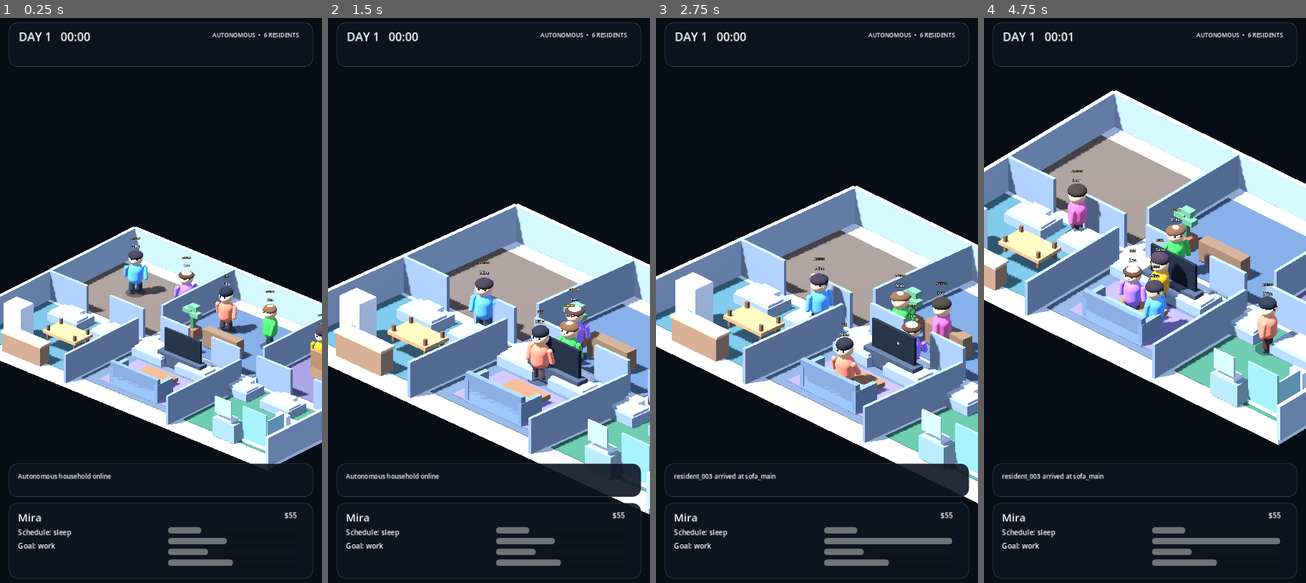
Above: before the commit, frames 1-4 (left to right).
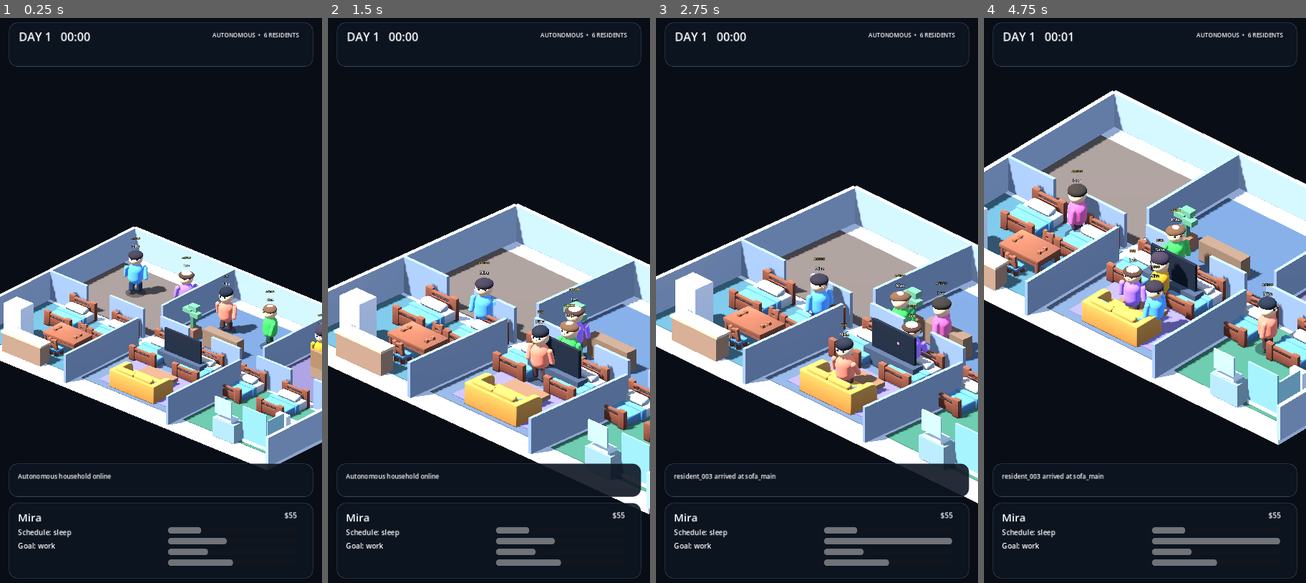
Above: after the commit, the same moments.

Repository: motomotoo2001-maker/lifebox-live
Game: Godot game, scene res://scenes/debug/visual_showcase.tscn
Two runs of this game, one before a commit and one after it. Both use one fixed random seed, a clock stepped at 60 frames per second and the inputs below. The project has no main scene, so this scene is started directly.
Inputs:
- Up to frame 1 (0.25 s): no input
- Up to frame 2 (1.5 s): no input
- Up to frame 3 (2.75 s): no input
- Up to frame 4 (4.75 s): no input

The runs differ from the first frame. In frame 1, 4.6% of the frame differs, in the area x 13-98%, y 48-71%; in frame 2, 5.7%; in frame 3, 5.4%; in frame 4, 6.9%, in the area x 4-100%, y 29-63%.

Commit message:
feat: replace blockout furniture with KayKit assets

Diff:
--- a/scripts/presentation/world/household_blockout.gd
+++ b/scripts/presentation/world/household_blockout.gd
@@ -1,5 +1,9 @@
 class_name HouseholdBlockout
 extends Node3D
+
+const VENDOR_FURNITURE_ROOT := "res://assets/vendor/kaykit_furniture_bits/obj"
+
+@export var use_vendor_furniture: bool = true
 
 @onready var floor_mesh: MeshInstance3D = $Floor
 @onready var room_pads: Node3D = $Visuals/RoomPads
@@ -136,7 +140,15 @@
 
 	var sofa := get_destination(&"Sofa")
 	if sofa != null:
-		_build_sofa(sofa.position)
+		var has_vendor_sofa := _add_vendor_mesh(
+			"couch_pillows",
+			&"KayKitCouch",
+			sofa.position,
+			PI,
+			Vector3(0.78, 0.78, 0.78)
+		)
+		if not has_vendor_sofa:
+			_build_sofa(sofa.position)
 
 	var shower := get_destination(&"Shower")
 	if shower != null:
@@ -145,7 +157,15 @@
 	for index in range(1, 7):
 		var bed := get_destination(StringName("Bed%02d" % index))
 		if bed != null:
-			_build_bed(index, bed.position)
+			var has_vendor_bed := _add_vendor_mesh(
+				"bed_single_B",
+				StringName("KayKitBed%02d" % index),
+				bed.position,
+				0.0,
+				Vector3(0.90, 0.80, 0.55)
+			)
+			if not has_vendor_bed:
+				_build_bed(index, bed.position)
 
 	_build_kitchen_details()
 	_build_living_details()
@@ -181,25 +201,37 @@
 			Color("6f5547")
 		)
 
-	_make_box(
-		furniture,
-		&"KitchenTableTop",
-		Vector3(-4.6, 0.66, 2.72),
-		Vector3(1.7, 0.12, 1.05),
-		Color("b98a62")
-	)
-	for offset in [
-		Vector3(-0.7, 0.32, -0.38),
-		Vector3(0.7, 0.32, -0.38),
-		Vector3(-0.7, 0.32, 0.38),
-		Vector3(0.7, 0.32, 0.38),
-	]:
-		_make_box(
-			furniture,
-			StringName("KitchenTableLeg_%s" % str(offset)),
-			Vector3(-4.6, 0.32, 2.72) + offset,
-			Vector3(0.1, 0.58, 0.1),
-			Color("76533d")
+	var table_position := Vector3(-4.6, 0.0, 2.72)
+	var has_vendor_table := _add_vendor_mesh(
+		"table_medium_long",
+		&"KayKitKitchenTable",
+		table_position,
+		0.0,
+		Vector3(0.55, 0.68, 0.55)
+	)
+	if not has_vendor_table:
+		_make_box(
+			furniture,
+			&"KitchenTableTop",
+			Vector3(-4.6, 0.66, 2.72),
+			Vector3(1.7, 0.12, 1.05),
+			Color("b98a62")
+		)
+
+	var chair_specs := [
+		[Vector3(-5.35, 0.0, 2.72), -PI * 0.5],
+		[Vector3(-3.85, 0.0, 2.72), PI * 0.5],
+		[Vector3(-4.6, 0.0, 2.05), 0.0],
+		[Vector3(-4.6, 0.0, 3.39), PI],
+	]
+	for chair_index in range(chair_specs.size()):
+		var spec: Array = chair_specs[chair_index]
+		_add_vendor_mesh(
+			"chair_A",
+			StringName("KayKitKitchenChair%02d" % (chair_index + 1)),
+			spec[0],
+			float(spec[1]),
+			Vector3(0.62, 0.62, 0.62)
 		)
 
 func _build_living_details() -> void:
@@ -233,13 +265,21 @@
 	)
 
 func _build_bedroom_details() -> void:
-	_make_box(
-		furniture,
-		&"BedroomWardrobe",
-		Vector3(5.85, 0.92, -4.2),
-		Vector3(1.6, 1.84, 0.58),
-		Color("77635a")
-	)
+	var has_vendor_wardrobe := _add_vendor_mesh(
+		"cabinet_medium_decorated",
+		&"KayKitBedroomWardrobe",
+		Vector3(5.85, 0.0, -4.2),
+		PI,
+		Vector3(0.78, 0.95, 0.72)
+	)
+	if not has_vendor_wardrobe:
+		_make_box(
+			furniture,
+			&"BedroomWardrobe",
+			Vector3(5.85, 0.92, -4.2),
+			Vector3(1.6, 1.84, 0.58),
+			Color("77635a")
+		)
 	for index in range(2):
 		_make_box(
 			furniture,
@@ -359,6 +399,34 @@
 		Vector3(2.2, 0.72, 0.16),
 		Color("8a6748")
 	)
+
+
+func _add_vendor_mesh(
+	asset_name: String,
+	node_name: StringName,
+	position_value: Vector3,
+	rotation_y: float = 0.0,
+	scale_value: Vector3 = Vector3.ONE
+) -> bool:
+	if not use_vendor_furniture or not is_instance_valid(furniture):
+		return false
+
+	var path := "%s/%s.obj" % [VENDOR_FURNITURE_ROOT, asset_name]
+	if not ResourceLoader.exists(path):
+		return false
+
+	var mesh := load(path) as Mesh
+	if mesh == null:
+		return false
+
+	var instance := MeshInstance3D.new()
+	instance.name = node_name
+	instance.position = position_value
+	instance.rotation.y = rotation_y
+	instance.scale = scale_value
+	instance.mesh = mesh
+	furniture.add_child(instance)
+	return true
 
 func _build_fridge(position_value: Vector3) -> void:
 	_make_box(
